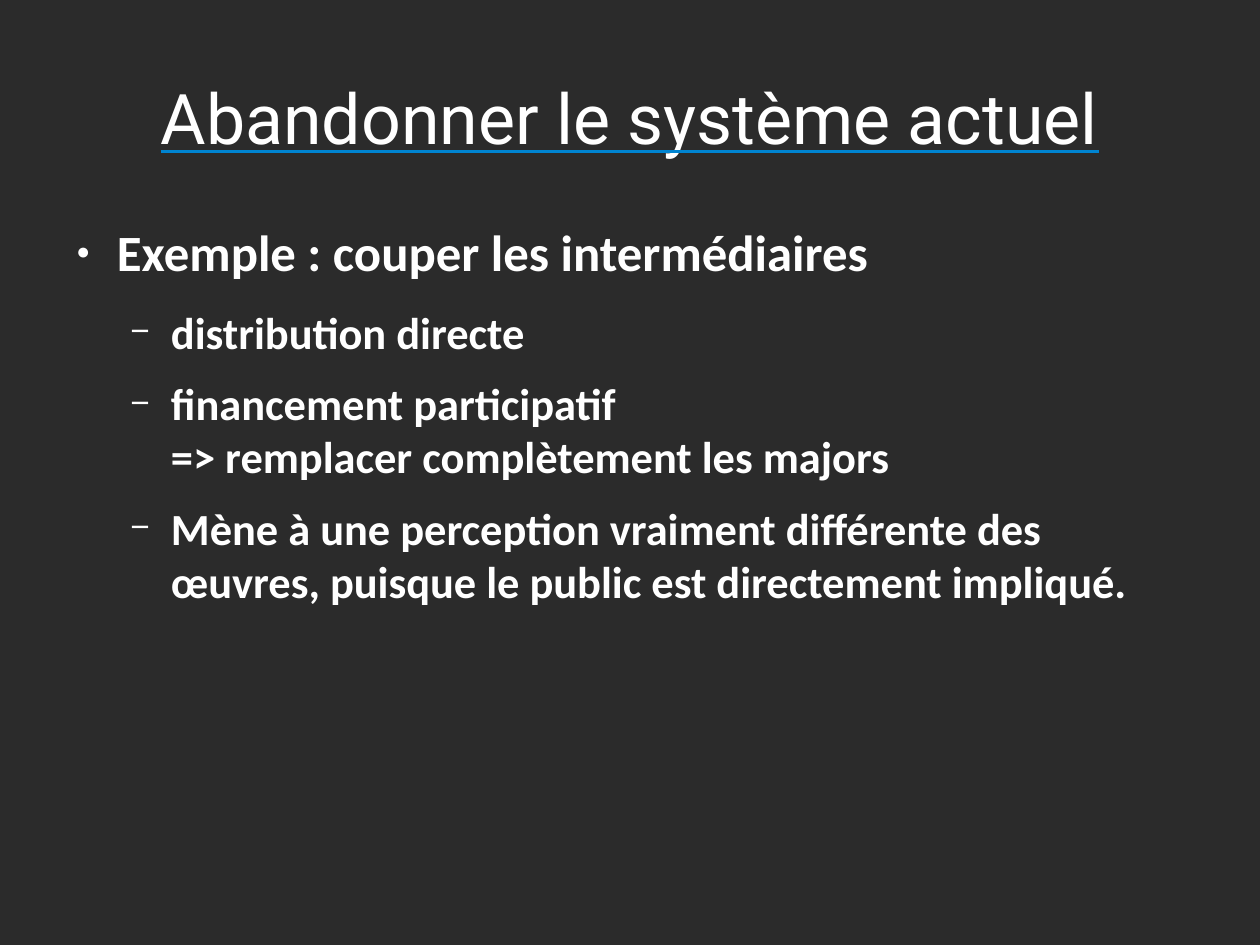
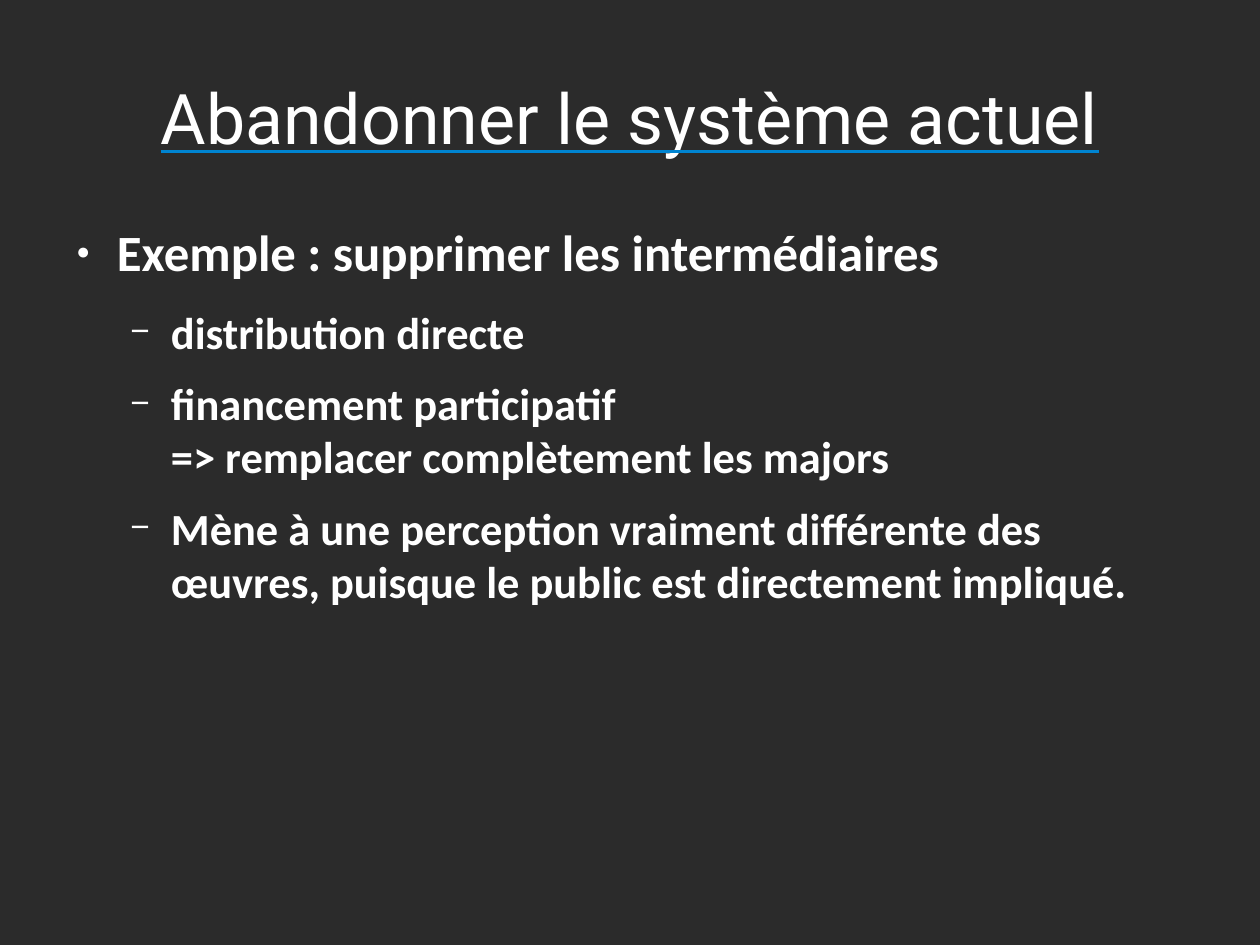
Before and after one commit to Parashp/pph-droit-auteur, a slide deck: slide 28 of soutenance.odp (slide 19 before the commit). Drawn at 1260x945 pixels with LibreOffice and Linux fonts; fonts in the diff are those of the drawing; background and template pictures are left out; a plain dark background stands for a picture behind light text. Boxes give left, top, right and bottom in pixels: in the first picture for what was removed or moved away, otherwise in the second. Text is boxed around its words. In the diff, an @@ line names an element or a change of style, - is before the commit and + after.

```diff
--- a/soutenance.odp
+++ b/soutenance.odp
@@ text at <box>117,235,939,279</box>: text changed @@
-● Exemple : couper les intermédiaires
+● Exemple : supprimer les intermédiaires
```
Also in this commit, not shown: 14 other slides changed, 9 slides added.
